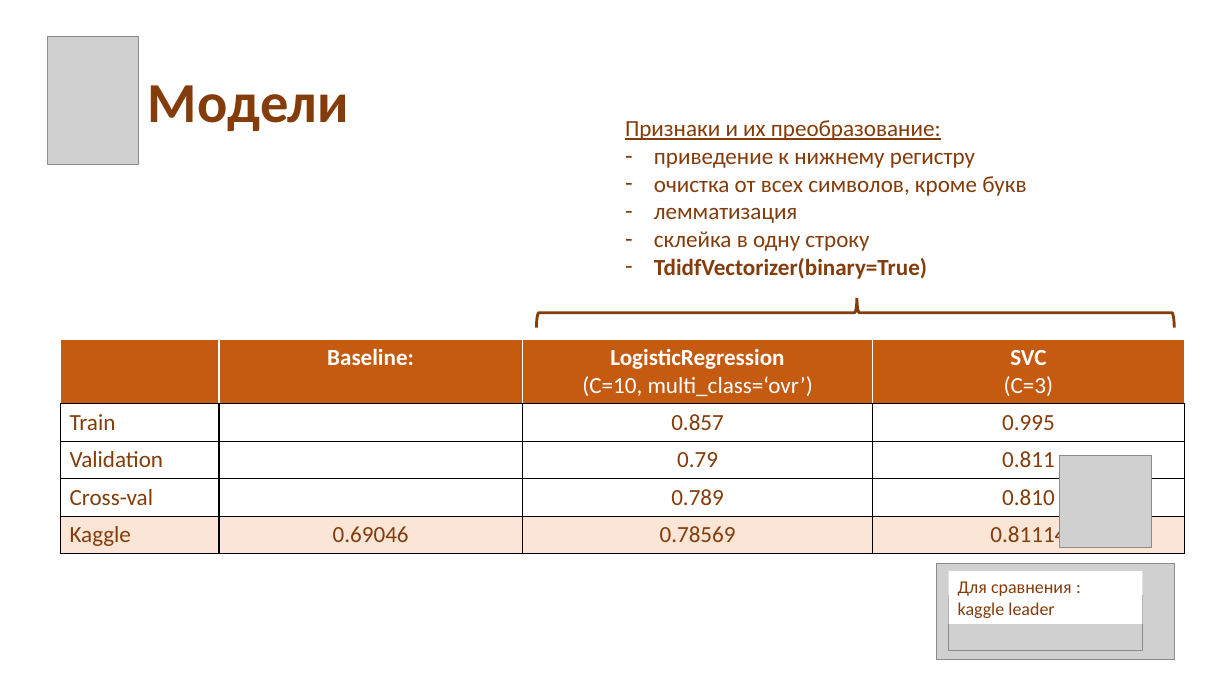
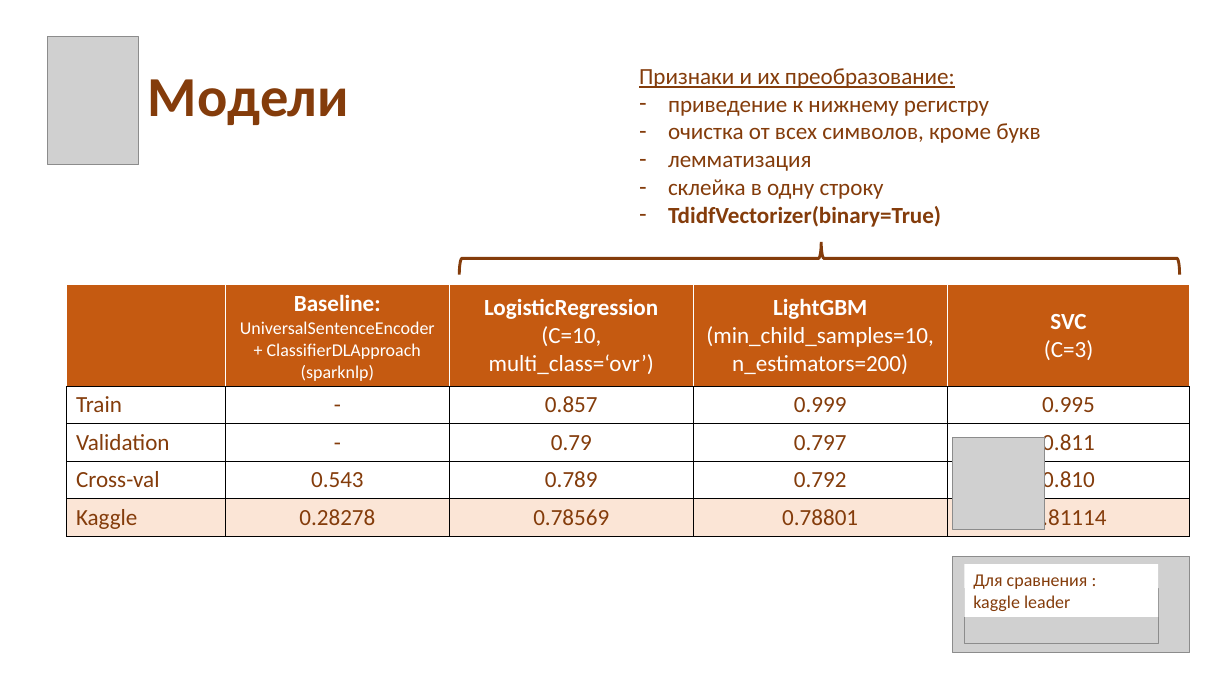
Before and after one commit to Verschworer/HSE_ML_final, a slide deck: slide 5 of whatscooking.pptx. Drawn at 1232x693 pixels with LibreOffice and Linux fonts; fonts in the diff are those of the drawing; grey boxes stand for pictures. Boxes give left, top, right and bottom in pixels: in the first picture for what was removed or moved away, otherwise in the second. Text is boxed around its words. In the diff, an @@ line names an element or a change of style, - is before the commit and + after.

```diff
--- a/whatscooking.pptx
+++ b/whatscooking.pptx
@@ title "Модели": place and size @@
-title "Модели" at (148, 85, 349, 131)
+title "Модели" at (148, 79, 349, 125)
@@ text "Признаки и их преобразование:": place and size @@
-text "Признаки и их преобразование:" at (625, 120, 1026, 279)
+text "Признаки и их преобразование:" at (639, 68, 1040, 227)
@@ right brace: place and size @@
-right brace at (537, 298, 1175, 327)
+right brace at (459, 243, 1180, 275)
@@ table at (67, 285, 1190, 536) @@
-column 2: Baseline: |  |  |  | 0.69046
+column 2: Baseline: / UniversalSentenceEncoder + ClassifierDLApproach / (sparknlp) | - | - | 0.543 | 0.28278
+column 4: LightGBM / (min_child_samples=10, n_estimators=200) | 0.999 | 0.797 | 0.792 | 0.78801
@@ table: place and size @@
-table at (60, 339, 1184, 554)
+table at (67, 285, 1190, 536)
@@ picture: place and size @@
-picture at (1060, 456, 1153, 548)
+picture at (953, 438, 1045, 531)
@@ 2 pictures, 1 rectangle: place and size @@
-2 pictures, 1 rectangle at (937, 563, 1175, 659)
+2 pictures, 1 rectangle at (953, 556, 1190, 653)
```
Also in this commit, not shown: 2 other slides changed.
